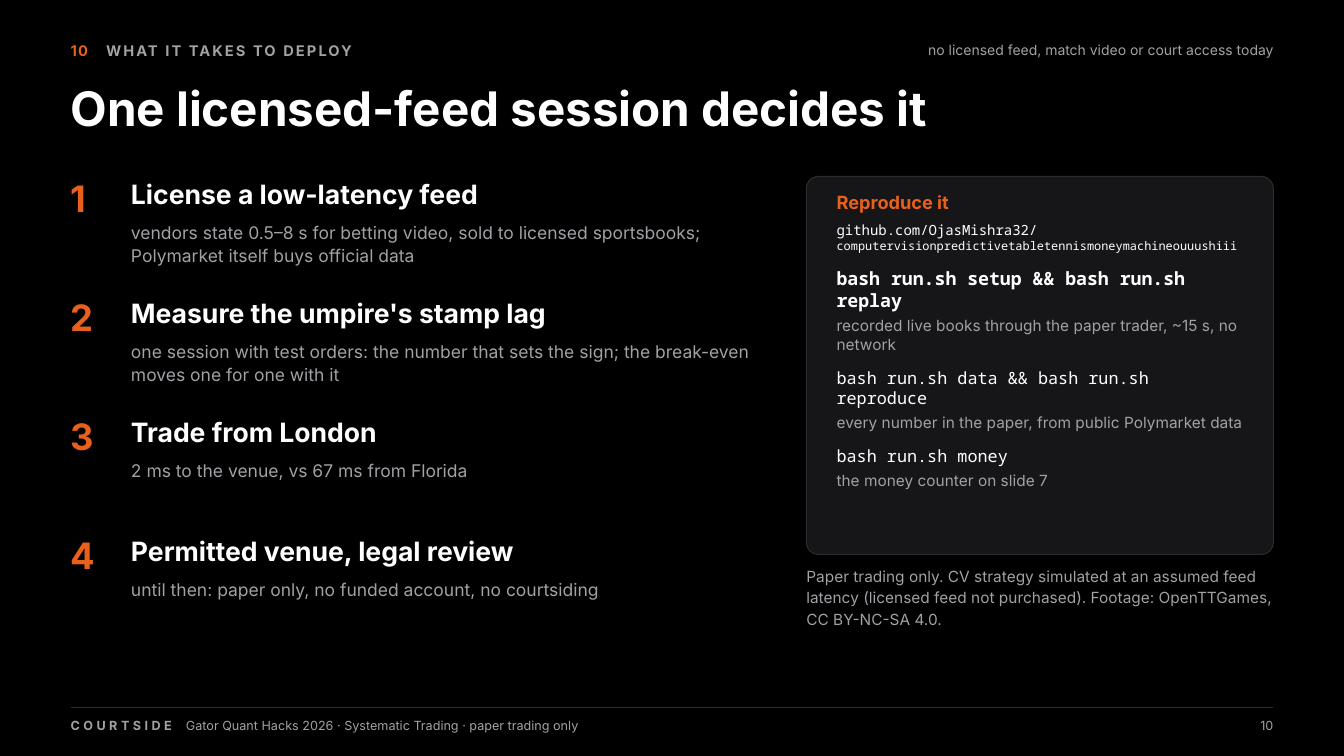
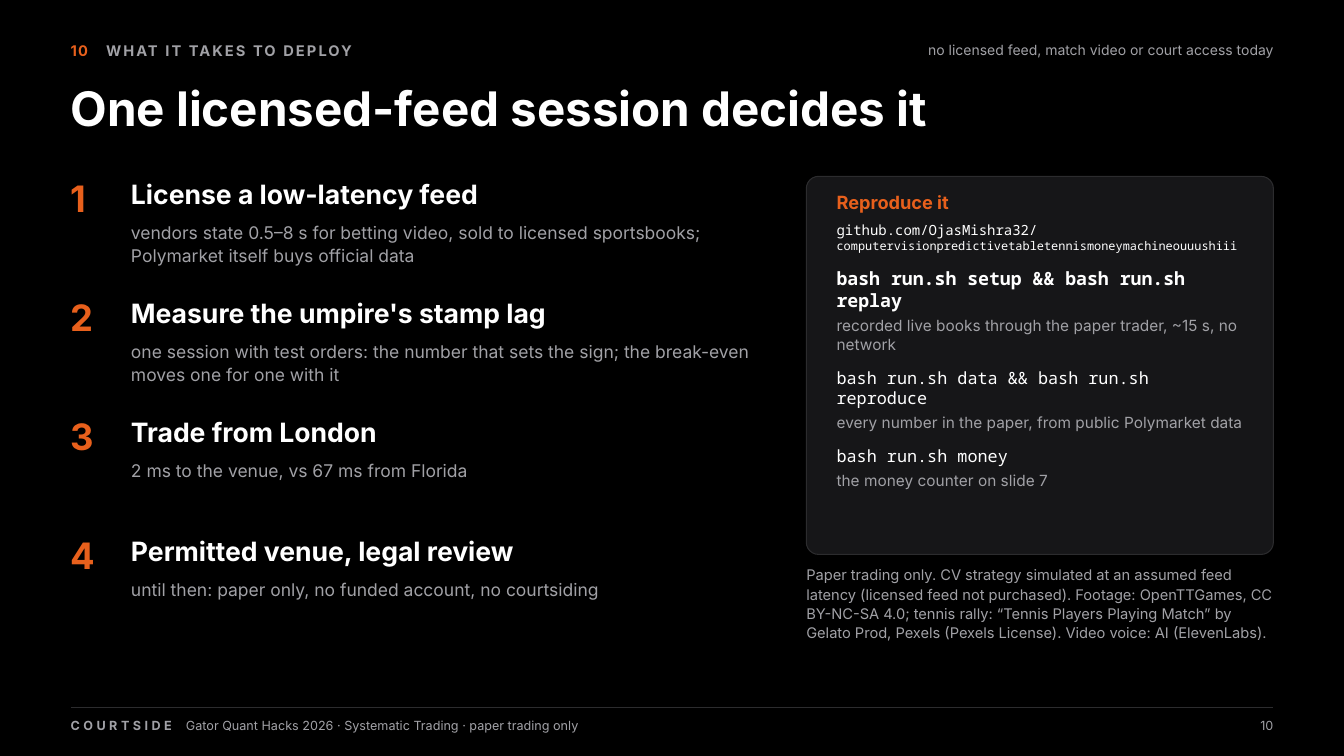
Before and after one commit to OjasMishra32/computervisionpredictivetabletennismoneymachineouuushiii, a slide deck: slide 10 of docs/deck/courtside.pptx. Drawn at 1344x756 pixels with LibreOffice and Linux fonts; fonts in the diff are those of the drawing. Boxes give left, top, right and bottom in pixels: in the first picture for what was removed or moved away, otherwise in the second. Text is boxed around its words. In the diff, an @@ line names an element or a change of style, - is before the commit and + after.

```diff
--- a/docs/deck/courtside.pptx
+++ b/docs/deck/courtside.pptx
@@ text at [806,569,1272,641]: text changed; size 11 to 10.5 pt @@
-Paper trading only. CV strategy simulated at an assumed feed latency (licensed feed not purchased). Footage: OpenTTGames, CC BY-NC-SA 4.0.
+Paper trading only. CV strategy simulated at an assumed feed latency (licensed feed not purchased). Footage: OpenTTGames, CC BY-NC-SA 4.0; tennis rally: “Tennis Players Playing Match” by Gelato Prod, Pexels (Pexels License). Video voice: AI (ElevenLabs).
```
Also in this commit, not shown: 13 other slides changed, 41 other files.
